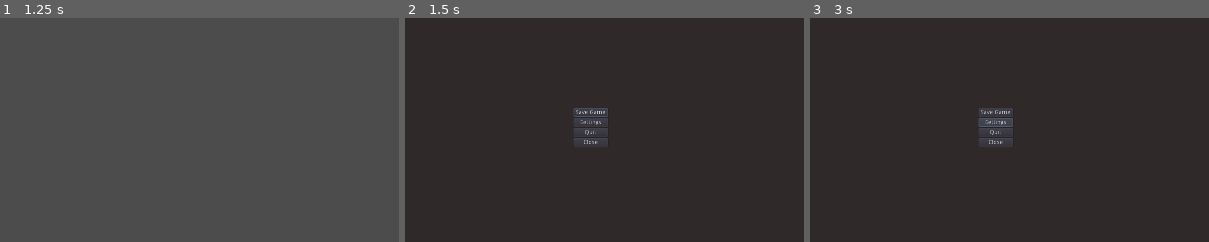
Above: before the commit, frames 1-3 (left to right).
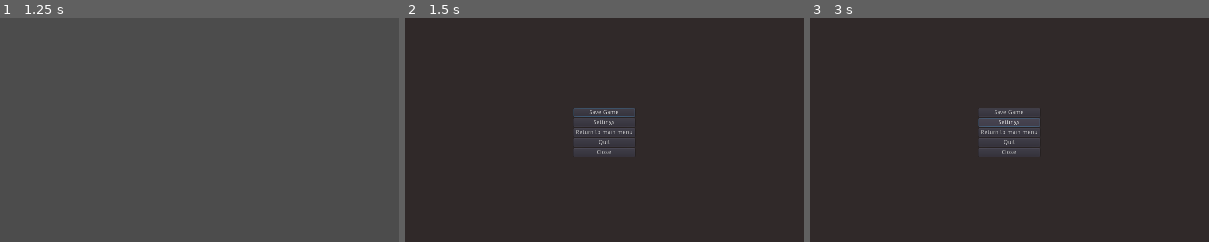
Above: after the commit, the same moments.

Repository: batomow/GameOff2022
Game: Godot game, scene res://GUI/GameMenu/InGameMenuWrapper.tscn
Same seed, same stepped clock (60 frames per second), same inputs: the game is played once before the commit and once after it. The engine's default icon, where the game draws it, is replaced by a stand-in: a white triangle on a blue panel in a dark square.
Inputs (mouse positions are % of the whole screen's width and height, from its top left):
- Up to frame 1 (1.25 s): tap Enter at 0.5 s; move the mouse to (72, 45) at 0.52 s; hold Shift from 0.53 s (still down); click (72, 45) at 0.67 s
- Up to frame 2 (1.5 s): release Shift at 1.25 s; click "Show menu" at 1.25 s
- Up to frame 3 (3 s): click "Save Game" at 2 s; click "Settings" at 2.75 s
The pictures show only the part of the screen within x 27-77%, y 24-74%; the shares and areas given below are measured in that part.

Frame 1 is identical in both runs. In frame 2, 1.3% of the frame differs, in the area x 42-58%, y 40-61%; in frame 3, 1.4%.

Commit message:
hotfixes

Diff:
--- a/GUI/GameMenu/InGameMenu.gd
+++ b/GUI/GameMenu/InGameMenu.gd
@@ -4,5 +4,4 @@
 
 
 func _option_pressed(option: String):
-	print(option)
 	emit_signal("option_pressed", option)
--- a/GUI/GameMenu/InGameMenuWrapper.gd
+++ b/GUI/GameMenu/InGameMenuWrapper.gd
@@ -16,9 +16,11 @@
 		"Save":
 			save_game()
 		"Close":
-			close_game()
+			close_popup()
 		"Settings":
 			open_setting()
+		"Return":
+			return_to_main_menu()
 		"Quit":
 			quite_game()
 
@@ -32,7 +34,12 @@
 	yield(audio_stream_player, "finished")
 	print("save game")
 
-func close_game():
+func close_popup()->void:
+	audio_stream_player.play()
+	yield(audio_stream_player, "finished")
+	confirmation_popup.visible = false
+
+func return_to_main_menu():
 	audio_stream_player.play()
 	yield(audio_stream_player, "finished")
 	print("close game")
--- a/GUI/GameMenu/InGameMenuWrapper.tscn
+++ b/GUI/GameMenu/InGameMenuWrapper.tscn
@@ -16,18 +16,16 @@
 volume_db = -6.118
 
 [node name="InGameMenuMinimized" type="Button" parent="."]
-anchor_left = 0.5
-anchor_top = 0.5
-anchor_right = 0.5
-anchor_bottom = 0.5
-margin_left = 829.5
-margin_top = -534.0
-margin_right = 956.5
-margin_bottom = -463.0
+anchor_left = 0.931
+anchor_right = 0.997
+anchor_bottom = 0.07
+margin_left = 0.68689
+margin_top = 4.0
+margin_right = 0.768921
+margin_bottom = -0.32
 text = "Show menu"
 
 [node name="ConfirmationPopup" type="Popup" parent="."]
-visible = true
 anchor_right = 1.0
 anchor_bottom = 1.0
 script = ExtResource( 4 )
@@ -71,6 +69,12 @@
 margin_bottom = 44.0
 text = "Settings"
 
+[node name="ReturnButton" type="Button" parent="ConfirmationPopup/InGameMenu"]
+margin_top = 48.0
+margin_right = 83.0
+margin_bottom = 68.0
+text = "Return to main menu"
+
 [node name="QuitButton" type="Button" parent="ConfirmationPopup/InGameMenu"]
 margin_top = 48.0
 margin_right = 83.0
@@ -89,5 +93,6 @@
 [connection signal="option_pressed" from="ConfirmationPopup/InGameMenu" to="ConfirmationPopup" method="_on_InGameMenu_option_pressed"]
 [connection signal="pressed" from="ConfirmationPopup/InGameMenu/SaveGameButton" to="ConfirmationPopup/InGameMenu" method="_option_pressed" binds= [ "Save" ]]
 [connection signal="pressed" from="ConfirmationPopup/InGameMenu/SettingsButton" to="ConfirmationPopup/InGameMenu" method="_option_pressed" binds= [ "Settings" ]]
+[connection signal="pressed" from="ConfirmationPopup/InGameMenu/ReturnButton" to="ConfirmationPopup/InGameMenu" method="_option_pressed" binds= [ "Return" ]]
 [connection signal="pressed" from="ConfirmationPopup/InGameMenu/QuitButton" to="ConfirmationPopup/InGameMenu" method="_option_pressed" binds= [ "Quit" ]]
 [connection signal="pressed" from="ConfirmationPopup/InGameMenu/CloseButton" to="ConfirmationPopup/InGameMenu" method="_option_pressed" binds= [ "Close" ]]
